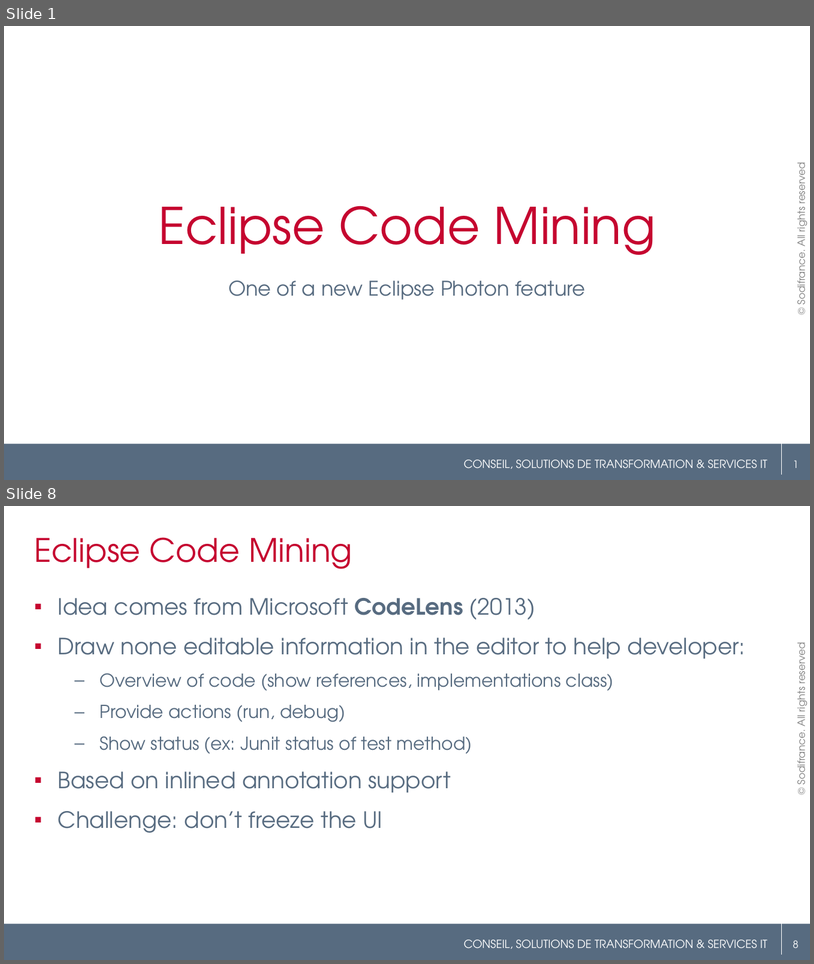
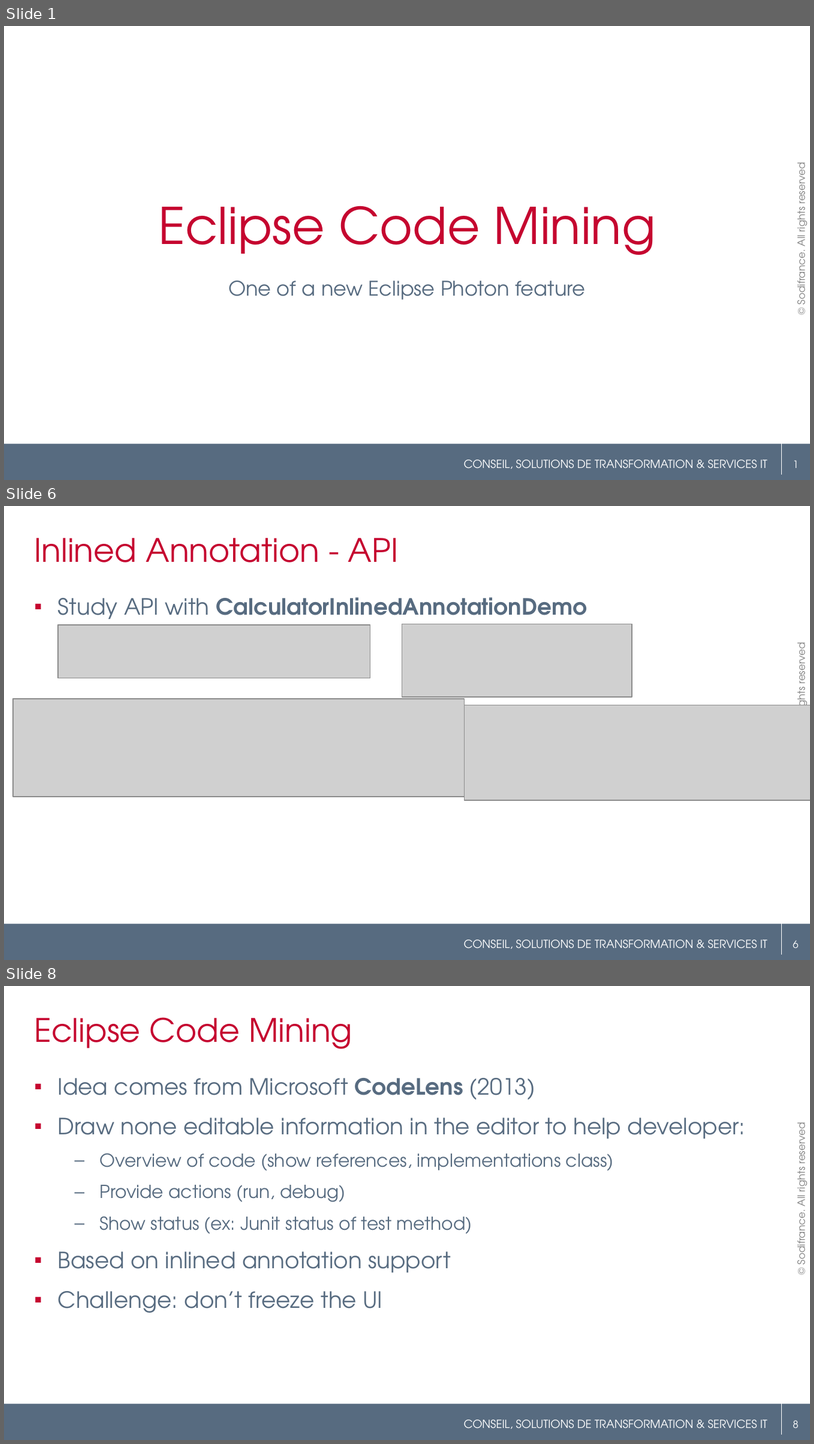
Before and after one commit to angelozerr/EclipseConFrance2018, a slide deck: EclipseConFrance2018_CodeMining.pptx. Shown one above the other, each under a label of ours: slides 1 and 8 before the commit, slides 1, 6 and 8 after it; the slides between them are not shown. The pictures are 814x964 and 814x1444 pixels, drawn with LibreOffice and Linux fonts; fonts in the diff are those of the drawing; grey boxes stand for pictures; background and template pictures are left out. Boxes give left, top, right and bottom in pixels: in the first picture for what was removed or moved away, otherwise in the second. Text is boxed around its words. In the diff, an @@ line names an element or a change of style, - is before the commit and + after.

Commit message:
Explain inlined annotation.

```diff
--- a/EclipseConFrance2018_CodeMining.pptx
+++ b/EclipseConFrance2018_CodeMining.pptx
@@ slide 6 added at (x1=4, y1=506, x2=810, y2=960), background #FFFFFF; not listed: 5 template elements that a slide beside it also shows @@
@@ title added at (x1=34, y1=538, x2=399, y2=562), 28.8 pt, text #C5062F @@
+Inlined Annotation - API
@@ text added at (x1=58, y1=597, x2=587, y2=625), 20 pt, text #576B80, bold @@
+▪ Study API with CalculatorInlinedAnnotationDemo
@@ picture added at (x1=58, y1=625, x2=371, y2=678) @@
@@ picture added at (x1=402, y1=624, x2=632, y2=697) @@
@@ picture added at (x1=13, y1=699, x2=464, y2=796) @@
@@ picture added at (x1=464, y1=705, x2=810, y2=801) @@
```
Also in this commit, not shown: 8 slides changed, 1 slide removed, 1 other file.
